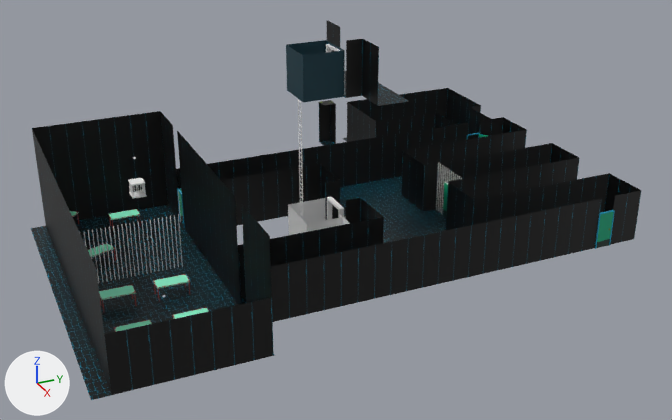
An edit to the glTF model level_models/house_floor2.glb, drawn before and after from the same camera.
The view is the same before and after, from a 50 mm camera at (62.8, -28.3, 25.7) aimed at (14.9, -6.7, 1.8). The axes (+X, +Y, +Z) are drawn at lower left. The lights are the same throughout. Objects named as collision shapes, trigger or cutter boxes, shadow casters or lower levels of detail are left out. Where no turn or scale is listed for an object, it has been applied to the vertices.

The scene before the commit, as lines of its bpy script (objects in view):
```python
me_cube_001 = bpy.data.meshes.new('Cube.001')
me_cube_001.from_pydata(...)  # 130 vertices, 208 faces; spans x -0.02..0.03, y -1.42..1.42, z 0.0..3.35
me_cube_003 = bpy.data.meshes.new('Cube.003')
me_cube_003.from_pydata(...)  # 130 vertices, 208 faces; spans x -0.02..0.03, y -1.42..1.42, z 0.0..3.35
me_cube_016 = bpy.data.meshes.new('Cube.016')
me_cube_016.from_pydata(...)  # 56 vertices, 76 faces; spans x -0.92..0.92, y -0.46..0.46, z 0.0..0.86
me_cube_016.materials.append(mat_ctable)  # picture img_cafeteria_table
me_cube_017 = bpy.data.meshes.new('Cube.017')
me_cube_017.from_pydata(...)  # 56 vertices, 76 faces; spans x -0.75..0.75, y -1.02..1.02, z 0.0..0.86
me_cube_017.materials.append(mat_ctable)  # picture img_cafeteria_table
me_plane_594 = bpy.data.meshes.new('Plane.594')
me_plane_594.from_pydata(...)  # 4 vertices, 2 faces; spans x 0.0, y -0.5..0.5, z -1.65..1.65
me_plane_594.materials.append(mat_house_wall3)  # picture img_housewall
ob_bars = bpy.data.objects.new('Bars', me_cube_001)
ob_bars.location = (15.0, -18.0, 0.0)
ob_bars_001 = bpy.data.objects.new('Bars.001', me_cube_003)
ob_bars_001.location = (15.0, -21.0, 0.0)
ob_cafeteria_table_002 = bpy.data.objects.new('cafeteria_table.002', me_cube_016)
ob_cafeteria_table_002.location = (8.18, -18.42, 0.0)
ob_cafeteria_table_002.rotation_euler = (0.0, 0.0, -1.571)  # degrees (0, 0, -90)
ob_cafeteria_table_003 = bpy.data.objects.new('cafeteria_table.003', me_cube_017)
ob_cafeteria_table_003.location = (12.59, -20.98, 0.0)
ob_wall_tile_188 = bpy.data.objects.new('wall_tile.188', me_plane_594)
ob_wall_tile_188.location = (26.0, -20.56, 1.65)
# also in view: 'wall_tile.079' at (11.0, -11.5, 1.6); 'wall_tile.211' at (6.0, -15.6, 4.9); 'ElevatorCar' at (15.5, -8.2, 11.0); 'wall_tile.127' at (20.0, -10.5, 1.6); 'wall_tile.115' at (6.0, -17.6, 1.6)
```
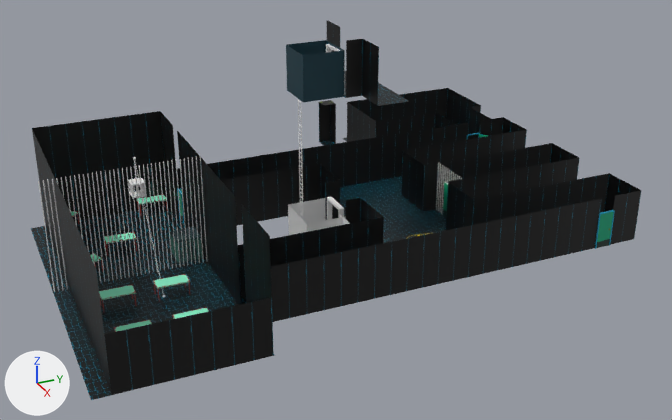
What differs and where, as boxes [x1, y1, x2, y2] in the pictures (672 x 420 px):
'Bars', moved: before [129, 214, 183, 276]; after [156, 210, 207, 271]
'Bars.001', moved: before [83, 224, 132, 283]; after [102, 219, 158, 281]
'medium_cage', added: after [170, 227, 203, 264]
'Bars.004', added: after [96, 164, 153, 228]
'Bars.003', added: after [151, 156, 204, 219]
'Bars.005', added: after [38, 172, 99, 238]
'cafeteria_table.002', moved: before [108, 209, 141, 231]; after [104, 232, 137, 255]
'Bars.002', added: after [46, 229, 105, 292]
'cafeteria_table.003', moved: before [88, 243, 116, 261]; after [90, 253, 103, 272]
'cafeteria_table.008', added: after [136, 194, 167, 213]

Diff of the bpy script that builds the scene:
```diff
--- a/level_models/house_floor2.glb.py
+++ b/level_models/house_floor2.glb.py
@@ img_cage @@
+img_cage = load_image('cage', '_unpacked/cage', 128, 128, 'sRGB')
@@ mat_cage @@
+mat_cage = principled_material('cage')
+mat_cage.texture = img_cage
@@ me_cube_029 @@
+me_cube_029.from_pydata(...)  # 256 vertices, 264 faces; spans x -0.75..0.75, y -0.75..0.75, z 0.0..1.5
+me_cube_029.materials.append(mat_cage)  # picture img_cage
@@ me_cube_003_1 @@
+me_cube_003_1.from_pydata(...)  # 56 vertices, 76 faces; spans x -0.48..0.48, y -0.93..0.93, z 0.0..0.86
+me_cube_003_1.materials.append(mat_ctable)  # picture img_cafeteria_table
@@ me_cube_026 @@
+me_cube_026.from_pydata(...)  # 130 vertices, 208 faces; spans x -0.02..0.03, y -1.42..1.42, z 0.0..3.35
@@ ob_bars @@
 ob_bars = bpy.data.objects.new('Bars', me_cube_001)
-ob_bars.location = (15.0, -18.0, 0.0)
+ob_bars.location = (15.0, -16.5, 0.0)
@@ ob_bars_001 @@
 ob_bars_001 = bpy.data.objects.new('Bars.001', me_cube_003)
-ob_bars_001.location = (15.0, -21.0, 0.0)
+ob_bars_001.location = (15.0, -19.5, 0.0)
@@ ob_cafeteria_table_002 @@
 ob_cafeteria_table_002 = bpy.data.objects.new('cafeteria_table.002', me_cube_016)
-ob_cafeteria_table_002.location = (8.18, -18.42, 0.0)
+ob_cafeteria_table_002.location = (11.43, -19.4, 0.0)
 ob_cafeteria_table_002.rotation_euler = (0.0, 0.0, -1.571)  # degrees (0, 0, -90)
@@ ob_cafeteria_table_003 @@
 ob_cafeteria_table_003 = bpy.data.objects.new('cafeteria_table.003', me_cube_017)
-ob_cafeteria_table_003.location = (12.59, -20.98, 0.0)
+ob_cafeteria_table_003.location = (13.64, -21.94, 0.0)
@@ ob_medium_cage @@
+ob_medium_cage = bpy.data.objects.new('medium_cage', me_cube_029)
+ob_medium_cage.location = (13.87, -16.0, 0.0)
@@ ob_cafeteria_table_008 @@
+ob_cafeteria_table_008 = bpy.data.objects.new('cafeteria_table.008', me_cube_003_1)
+ob_cafeteria_table_008.location = (6.57, -16.25, 0.0)
@@ ob_bars_005 @@
+ob_bars_005 = bpy.data.objects.new('Bars.005', me_cube_003.copy())  # the mesh of ob_bars_001
+ob_bars_005.location = (15.0, -22.52, 3.35)
@@ ob_bars_004 @@
+ob_bars_004 = bpy.data.objects.new('Bars.004', me_cube_003.copy())  # the mesh of ob_bars_001
+ob_bars_004.location = (15.0, -19.5, 3.35)
@@ ob_bars_003 @@
+ob_bars_003 = bpy.data.objects.new('Bars.003', me_cube_026)
+ob_bars_003.location = (15.0, -16.5, 3.35)
@@ ob_bars_002 @@
+ob_bars_002 = bpy.data.objects.new('Bars.002', me_cube_003.copy())  # the mesh of ob_bars_001
+ob_bars_002.location = (15.0, -22.52, 0.0)
```
